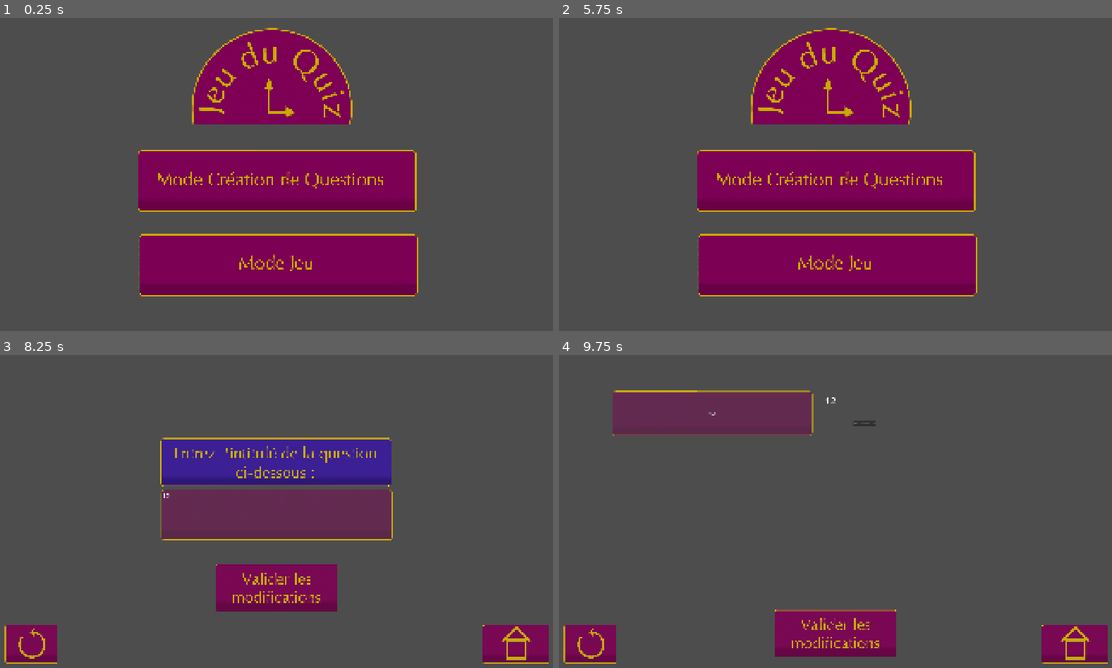
Above: before the commit, frames 1-4 (two rows, left to right).
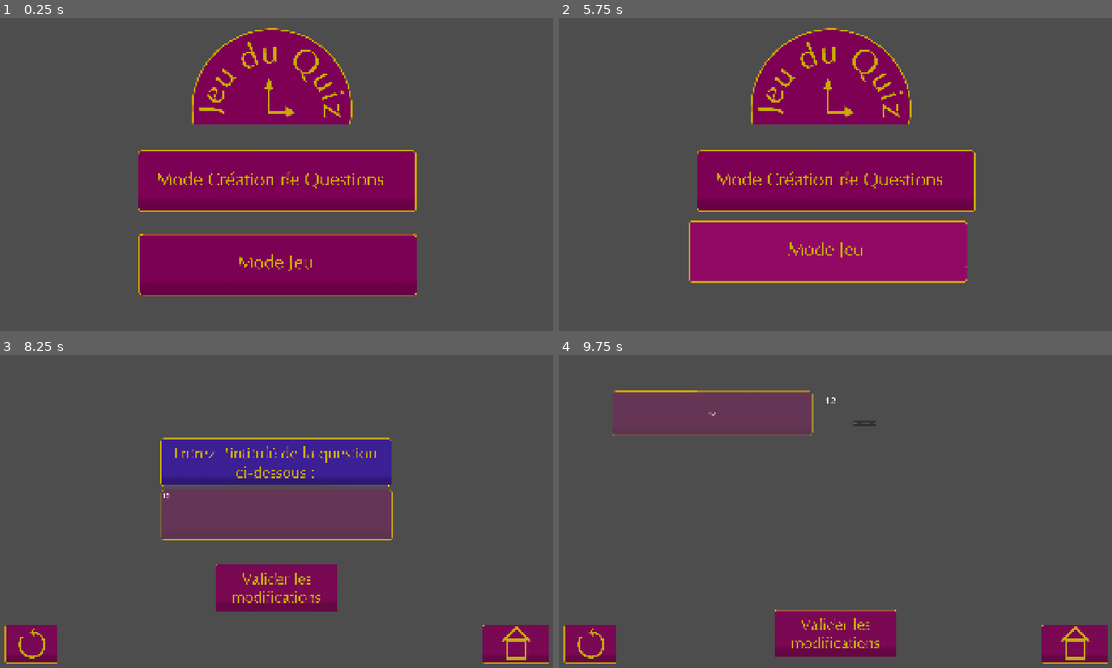
Above: after the commit, the same moments.

Repository: GeekhaNoth/projet-lab
Game: Godot game, scene res://scene/main_scene.tscn
The game is run twice, just before and just after one commit, with the same random seed, the same clock (stepped at 60 frames per second) and the same inputs.
Inputs (mouse positions are in pixels of both pictures, inside the frame that each line leads up to):
- Up to frame 1 (0.25 s): no input
- Up to frame 2 (5.75 s): click (835, 177) at 0.5 s; click (1073, 305) at 1.25 s; click (835, 265) at 2 s; click "<" at 2.75 s; click ">" at 3.5 s; click "Lancez le quiz" at 4.25 s; click "Thailande" at 5 s
- Up to frame 3 (8.25 s): click (276, 514) at 5.75 s; click "Clique ici pour réinitialiser…" at 6.5 s; click (276, 477) at 7.25 s; click (276, 514) at 8.02 s; type "12" at 8.1 s
- Up to frame 4 (9.75 s): click (835, 586) at 8.75 s; click (713, 414) at 9.52 s; type "12" at 9.6 s

The runs differ from the first frame. In frame 1, 0.9% of the frame differs, in the area x 25-76%, y 68-89%; in frame 2, 5.9%, in the area x 23-76%, y 64-89%; in frame 3, less than 0.1%; in frame 4, less than 0.1%.

Commit message:
sound integration

Diff:
--- a/scene/main_scene.tscn
+++ b/scene/main_scene.tscn
@@ -5,6 +5,7 @@
 [ext_resource type="Texture2D" uid="uid://76v2l3pwhtik" path="res://sprites/MenuAsset/UIProjetModeCreation.png" id="3_x5n27"]
 [ext_resource type="Texture2D" uid="uid://bh7cjm5021od4" path="res://sprites/MenuAsset/UIProjetModeJeu.png" id="4_jsie2"]
 [ext_resource type="Texture2D" uid="uid://bdpa7mmt3f8s" path="res://sprites/MenuAsset/UIProjetLabQuestionCreationModeHighlight.png" id="4_x5n27"]
+[ext_resource type="Texture2D" uid="uid://4522fp7dcijg" path="res://sprites/MenuAsset/UIProjetLabGameModeHighlight.png" id="6_jsie2"]
 
 [node name="MainScene" type="Node2D" unique_id=436053502]
 script = ExtResource("1_wgwml")
@@ -48,7 +49,7 @@
 texture_normal = ExtResource("3_x5n27")
 texture_hover = ExtResource("4_x5n27")
 
-[node name="GameButton" type="Button" parent="MainMenu" unique_id=1575540725]
+[node name="GameButton" type="TextureButton" parent="MainMenu" unique_id=1513517374]
 anchors_preset = 8
 anchor_left = 0.5
 anchor_top = 0.5
@@ -61,9 +62,8 @@
 grow_horizontal = 2
 grow_vertical = 2
 mouse_filter = 1
-icon = ExtResource("4_jsie2")
-flat = true
-icon_alignment = 1
+texture_normal = ExtResource("4_jsie2")
+texture_hover = ExtResource("6_jsie2")
 
 [node name="Camera2D" type="Camera2D" parent="." unique_id=573050886]
 zoom = Vector2(0.5, 0.5)
--- a/scene/question_maker.tscn
+++ b/scene/question_maker.tscn
@@ -116,6 +116,7 @@
 offset_bottom = 174.0
 grow_horizontal = 2
 grow_vertical = 2
+mouse_filter = 2
 texture = ExtResource("6_xxa7o")
 
 [node name="TextureButton" type="TextureButton" parent="TextEdit/QuestionEdit" unique_id=732085720]
--- a/scripts/autoload.gd
+++ b/scripts/autoload.gd
@@ -1,3 +1,46 @@
 extends Node
 
 var number_question = 0
+
+@onready var hover_player = AudioStreamPlayer.new()
+@onready var click_player = AudioStreamPlayer.new()
+
+func _ready():
+	add_child(hover_player)
+	add_child(click_player)
+
+	hover_player.stream = preload("res://sound/ui_hover.mp3")
+	click_player.stream = preload("res://sound/ui_click.wav")
+
+func _play_hover():
+	hover_player.play()
+
+func _play_click():
+	click_player.play()
+
+func register_buttons(root: Node):
+	_connect_buttons(root)
+
+func _connect_buttons(node: Node):
+	for child in node.get_children():
+		if (child is BaseButton):
+			child.mouse_entered.connect(func():
+				if not child.disabled:
+					_play_hover()
+			)
+			if not child.pressed.is_connected(_play_click):
+				child.pressed.connect(_play_click)
+
+		elif child is LineEdit || child is TextEdit:
+			child.mouse_entered.connect(func():
+				var style = child.get_theme_stylebox("normal").duplicate()
+				style.bg_color.a = 0.15
+				child.add_theme_stylebox_override("normal", style)
+				_play_hover()
+			)
+			child.mouse_exited.connect(func():
+				var style = child.get_theme_stylebox("normal").duplicate()
+				style.bg_color.a = 0.0
+				child.add_theme_stylebox_override("normal", style)
+			)
+		_connect_buttons(child)
--- a/scripts/main_scene.gd
+++ b/scripts/main_scene.gd
@@ -6,6 +6,7 @@
 
 # Called when the node enters the scene tree for the first time.
 func _ready() -> void:
+	Autoload.register_buttons(self)
 	DirAccess.make_dir_recursive_absolute("user://images")
 
 func _on_game_button_pressed():
--- a/scripts/questionMaker.gd
+++ b/scripts/questionMaker.gd
@@ -17,6 +17,7 @@
 var selected_image_path := ""
 # Called when the node enters the scene tree for the first time.
 func _ready() -> void:
+	Autoload.register_buttons(self)
 	_change_node_visibility(false)
 	$Counter/CounterNumberQuestion.text = str(_counter_number_line())
 	_setup_button()
--- a/scripts/question_manager.gd
+++ b/scripts/question_manager.gd
@@ -2,6 +2,9 @@
 @export var buttons: Array[TextureButton] = []
 
 @onready var question_text = $Question/QuestionText
+
+@onready var right = AudioStreamPlayer.new()
+@onready var wrong = AudioStreamPlayer.new()
 
 enum ButtonState {
 	NORMAL,
@@ -23,6 +26,7 @@
 
 # Called when the node enters the scene tree for the first time.
 func _ready():
+	Autoload.register_buttons(self)
 	number_question = Autoload.number_question
 	for button in get_tree().get_nodes_in_group("quiz_buttons"):
 		var path = "res://sprites/AnswersAssets/" + button.name
@@ -32,21 +36,19 @@
 		button.mouse_entered.connect(_on_button_hover.bind(button))
 		button.mouse_exited.connect(_on_button_exit.bind(button))
 
-	print("Existe :", FileAccess.file_exists("res://data/quiz_imported.csv"))
-	var file = FileAccess.open("res://quiz_interne.csv", FileAccess.READ)
-	if file == null:
-		print("Erreur ouverture :", FileAccess.get_open_error())
-	else:
-		print("Fichier ouvert avec succès")
+	add_child(right)
+	add_child(wrong)
 
-
-
-
+	right.stream = preload("res://sound/right_answer.mp3")
+	wrong.stream = preload("res://sound/wrong_answer.wav")
 
 	load_csv()
 	_check_if_enough_questions()
 	_randomize_question()
 	_new_question()
+
+func _play_sound(sound):
+	sound.play()
 
 func _check_if_enough_questions():
 	if (csv_rows.size() < number_question):
@@ -140,7 +142,9 @@
 	if (correct):
 		score += 1
 		$Score.text = "Score : " + str(score)
+		_play_sound(right)
 	else:
+		_play_sound(wrong)
 		for button in buttons:
 			if (button.get_child(0).text == right_answer):
 				_set_button_state(button, ButtonState.CORRECT)
--- a/scripts/quiz_option.gd
+++ b/scripts/quiz_option.gd
@@ -4,6 +4,7 @@
 @onready var label_number_questions = $Label2
 # Called when the node enters the scene tree for the first time.
 func _ready() -> void:
+	Autoload.register_buttons(self)
 	$Button.pressed.connect(_add_to_number_question.bind(-1))
 	$Button2.pressed.connect(_add_to_number_question.bind(1))
 	pass # Replace with function body.
Not shown, added: sound/right_answer.mp3.import
Not shown, added: sound/ui_click.wav.import
Not shown, added: sound/ui_hover.mp3.import
Not shown, added: sound/wrong_answer.wav.import
Not shown, added: sound/right_answer.mp3
Not shown, added: sound/ui_click.wav
Not shown, added: sound/ui_hover.mp3
Not shown, added: sound/wrong_answer.wav
